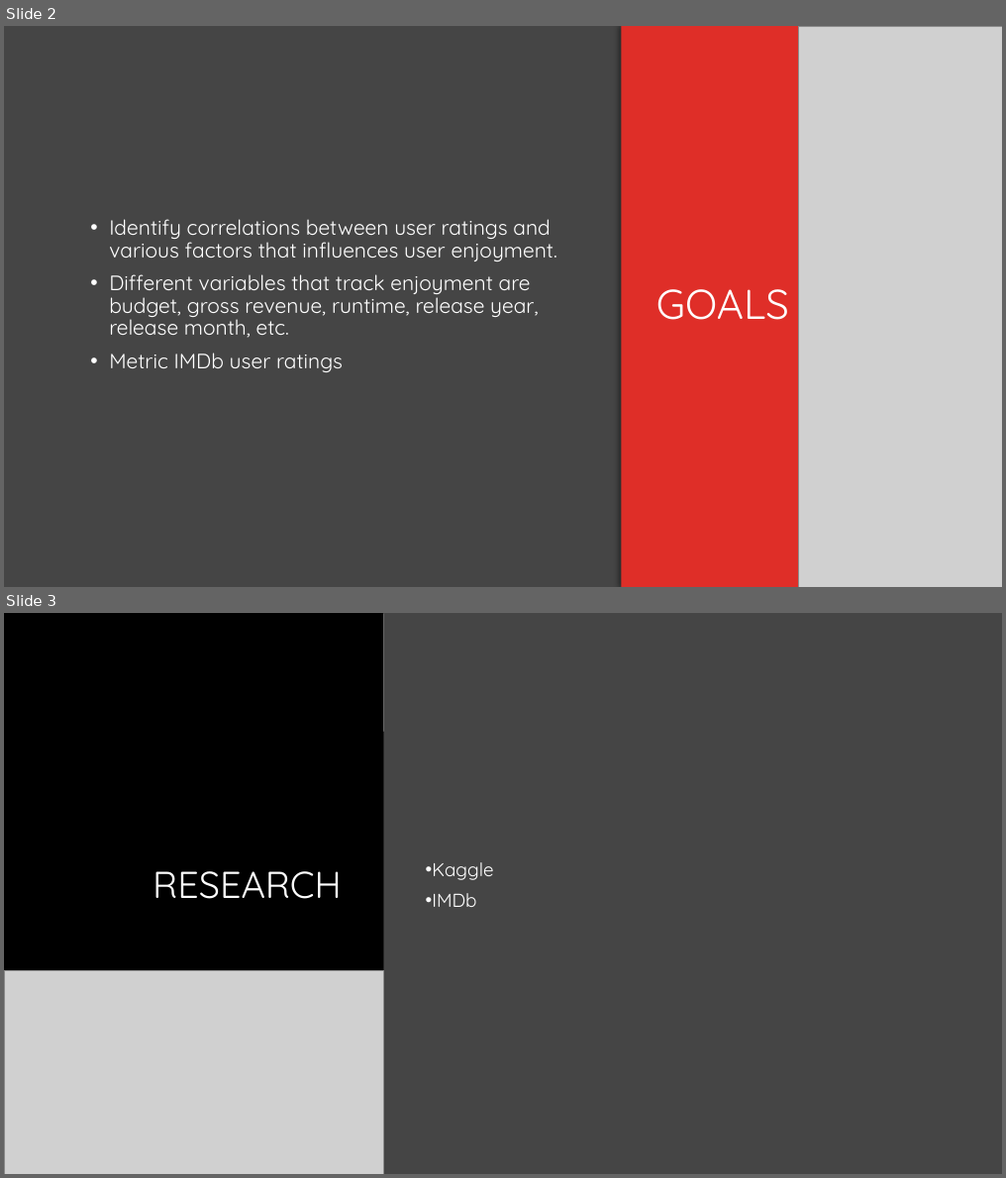
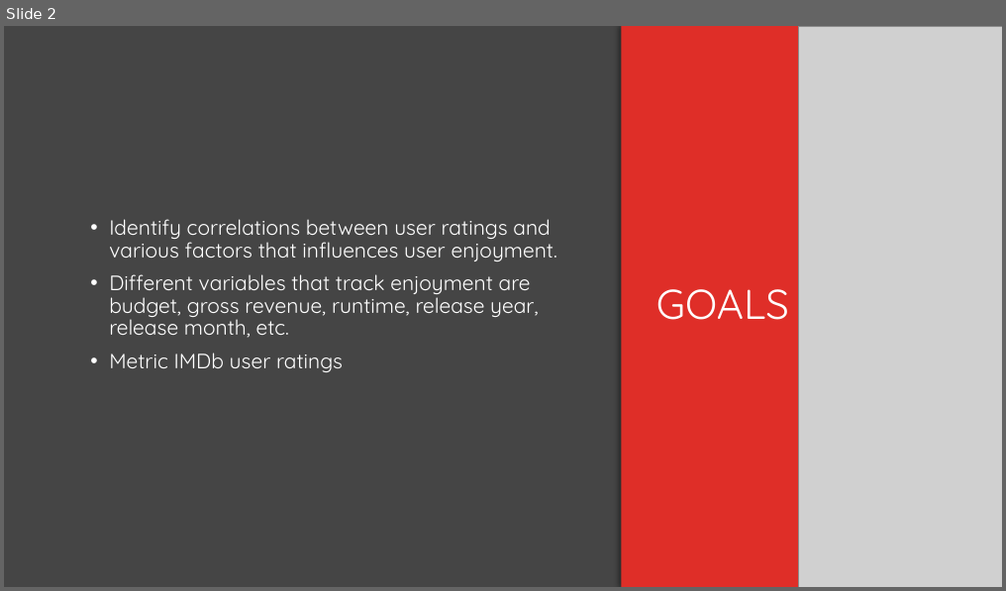
Before and after one commit to gspahlin/Movie_analysis, a slide deck: Movies.pptx. Shown one above the other, each under a label of ours: slides 2 and 3 before the commit, slide 2 after it. The pictures are 1006x1178 and 1006x591 pixels, drawn with LibreOffice and Linux fonts; fonts in the diff are those of the drawing; grey boxes stand for pictures; background and template pictures are left out. Boxes give left, top, right and bottom in pixels: in the first picture for what was removed or moved away, otherwise in the second. Text is boxed around its words. In the diff, an @@ line names an element or a change of style, - is before the commit and + after.

```diff
--- a/Movies.pptx
+++ b/Movies.pptx
@@ slide 3 removed at <box>4,613,1002,1174</box>, background #000000 @@
@@ picture removed at <box>4,613,1002,731</box> @@
@@ rectangle removed at <box>4,613,383,1174</box> @@
@@ rectangle removed at <box>383,613,1002,1174</box> @@
@@ title removed at <box>152,871,342,899</box> @@
-RESEARCH
@@ text removed at <box>432,862,493,907</box> @@
-• Kaggle
-• IMDb
@@ picture removed at <box>4,970,383,1174</box> @@
```
Also in this commit, not shown: 1 slide changed, 5 slides added, 2 other slides removed.
